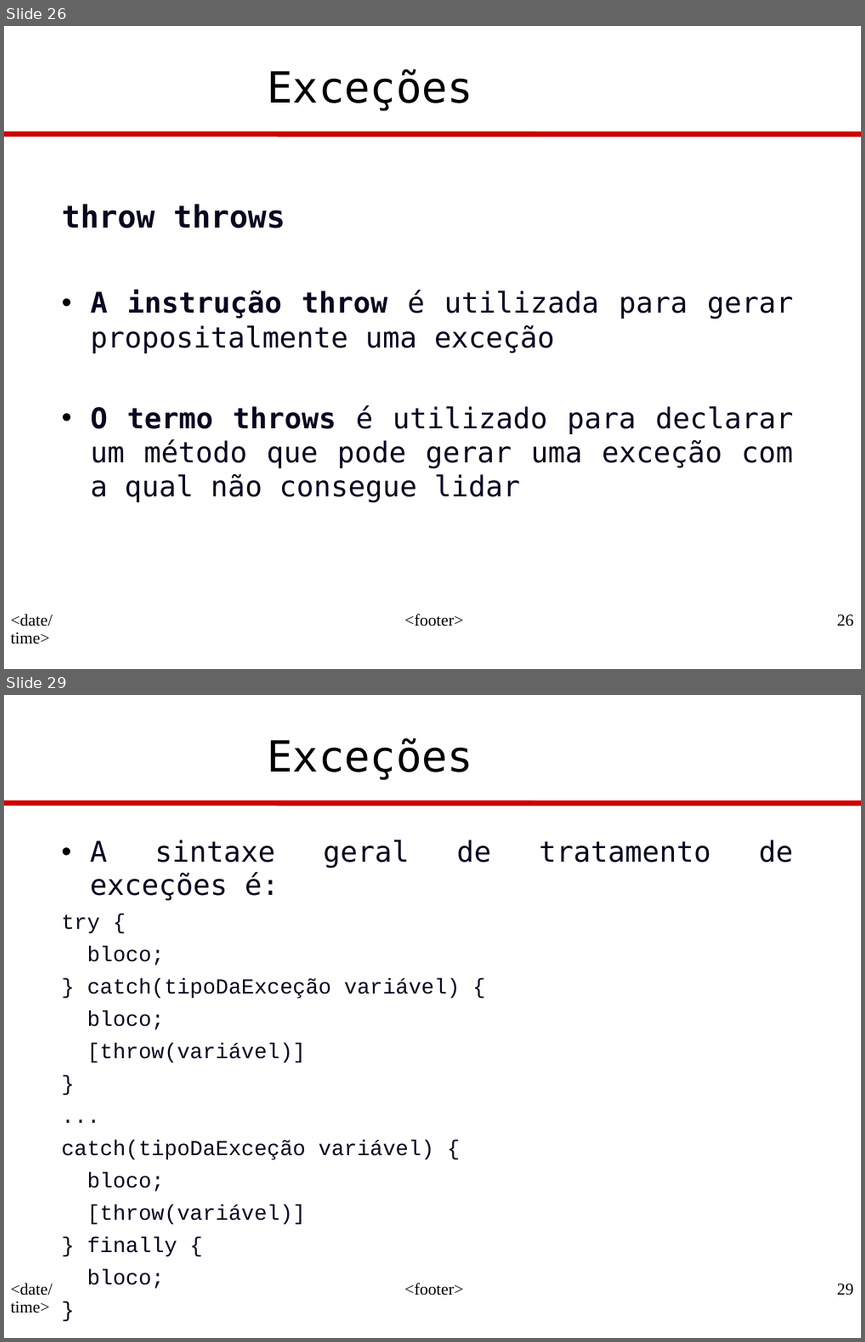
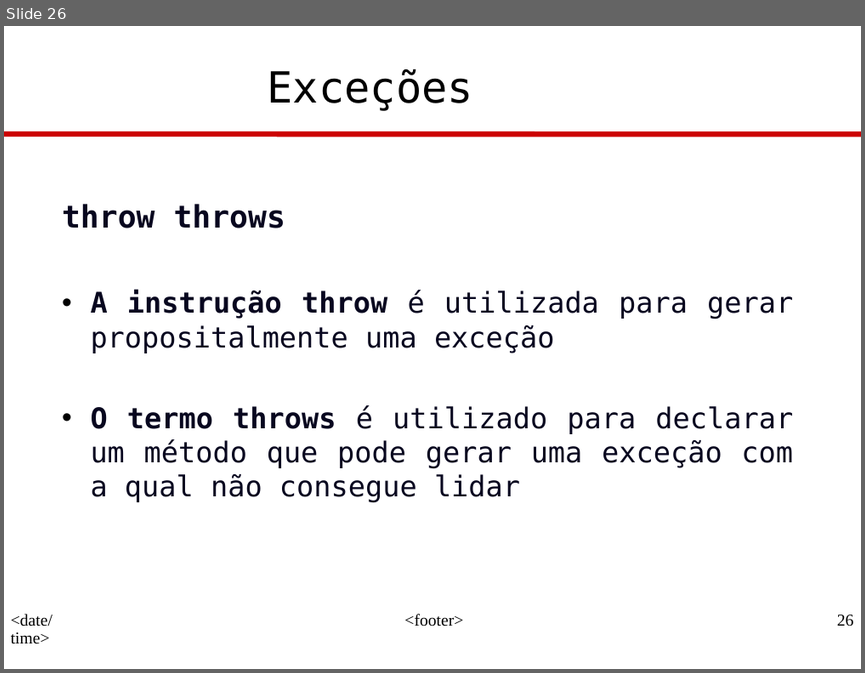
Before and after one commit to eaoliveira/DSJ-N1602, a slide deck: Professor/src/logica/JavaProg-3-Logica.ppt. Shown one above the other, each under a label of ours: slides 26 and 29 before the commit, slide 26 after it; the slides between them are not shown. The pictures are 865x1342 and 865x673 pixels, drawn with LibreOffice and Linux fonts; fonts in the diff are those of the drawing; background and template pictures are left out. Boxes give left, top, right and bottom in pixels: in the first picture for what was removed or moved away, otherwise in the second. Text is boxed around its words. In the diff, an @@ line names an element or a change of style, - is before the commit and + after.

```diff
--- a/Professor/src/logica/JavaProg-3-Logica.ppt
+++ b/Professor/src/logica/JavaProg-3-Logica.ppt
@@ slide 29 removed at (4,695,861,1338), background #FFFFFF; not listed: 4 template elements that a slide beside it also shows @@
@@ title removed at (268,738,474,780) @@
-Exceções
@@ text removed at (62,839,793,1288) @@
-• A sintaxe geral de tratamento de exceções é:
-try {
-bloco;
-} catch(tipoDaExceção variável) {
-bloco;
-[throw(variável)]
-}
-...
-catch(tipoDaExceção variável) {
-bloco;
-[throw(variável)]
-} finally {
-bloco;
-}
```
